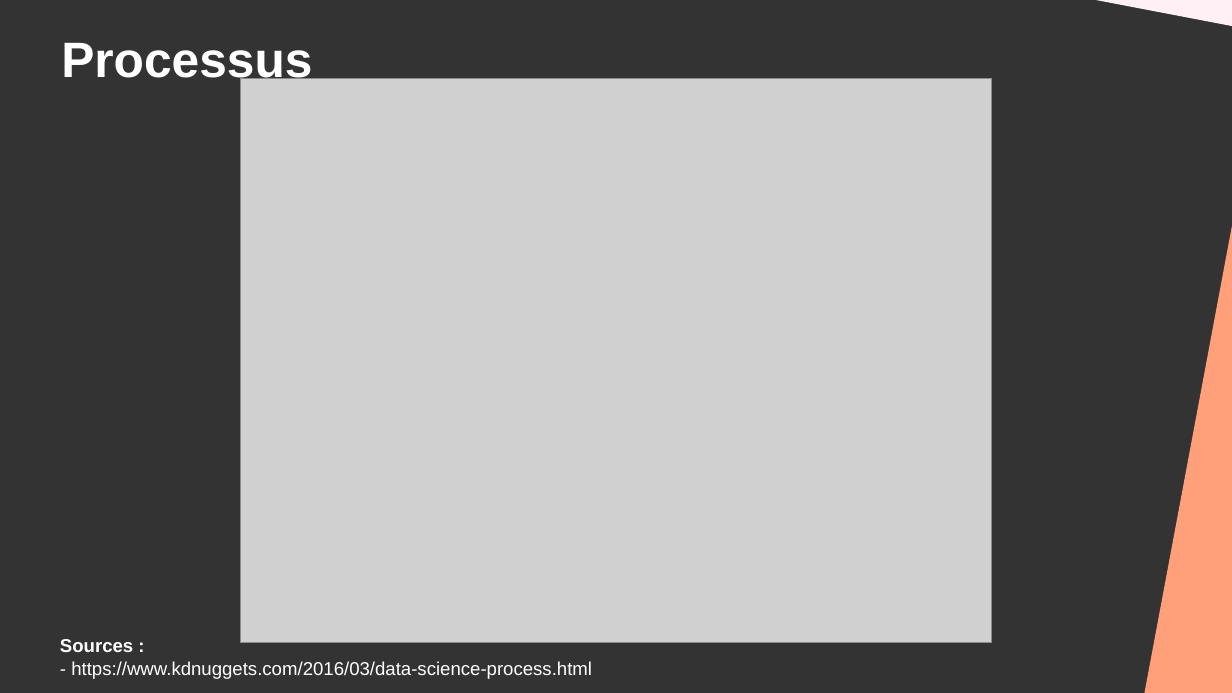
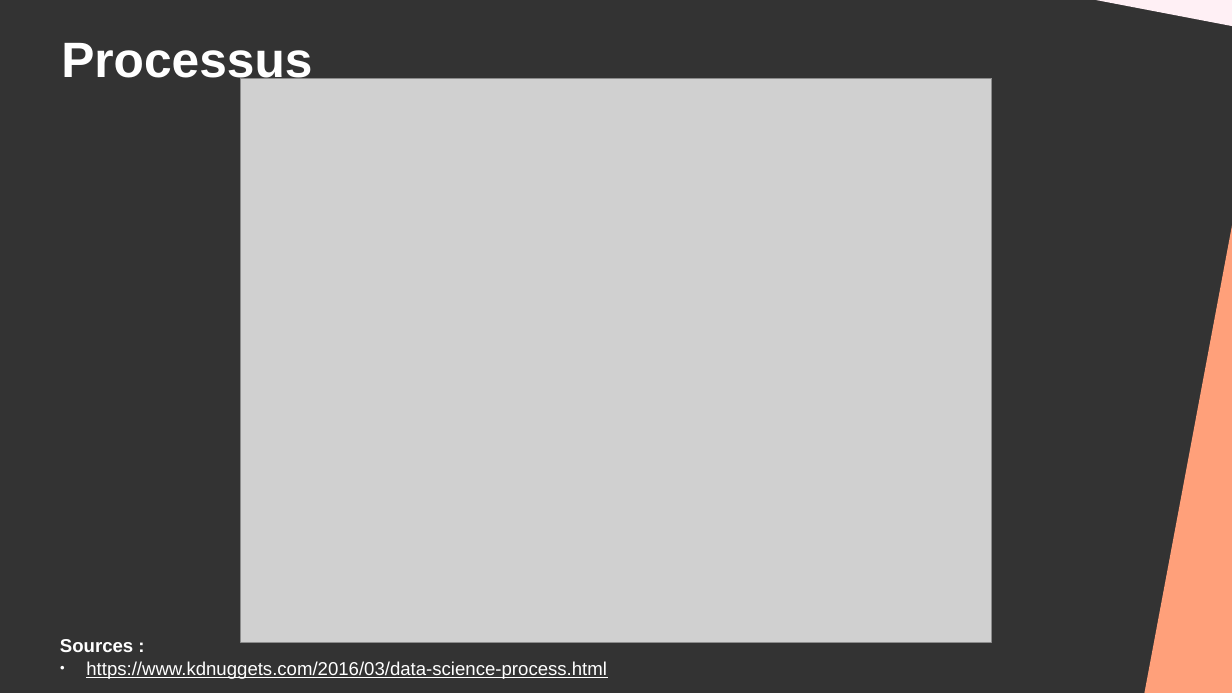
Before and after one commit to DanYellow/cours, a slide deck: slide 7 of big-data-s4/travaux-pratiques/numero-3/presentation.odp. Drawn at 1232x693 pixels with LibreOffice and Linux fonts; fonts in the diff are those of the drawing; grey boxes stand for pictures. Boxes give left, top, right and bottom in pixels: in the first picture for what was removed or moved away, otherwise in the second. Text is boxed around its words. In the diff, an @@ line names an element or a change of style, - is before the commit and + after.

```diff
--- a/big-data-s4/travaux-pratiques/numero-3/presentation.odp
+++ b/big-data-s4/travaux-pratiques/numero-3/presentation.odp
@@ text at [86,661,607,679]: text changed @@
-- https://www.kdnuggets.com/2016/03/data-science-process.html
+● https://www.kdnuggets.com/2016/03/data-science-process.html
```
Also in this commit, not shown: 4 other slides changed, 4 other files.
